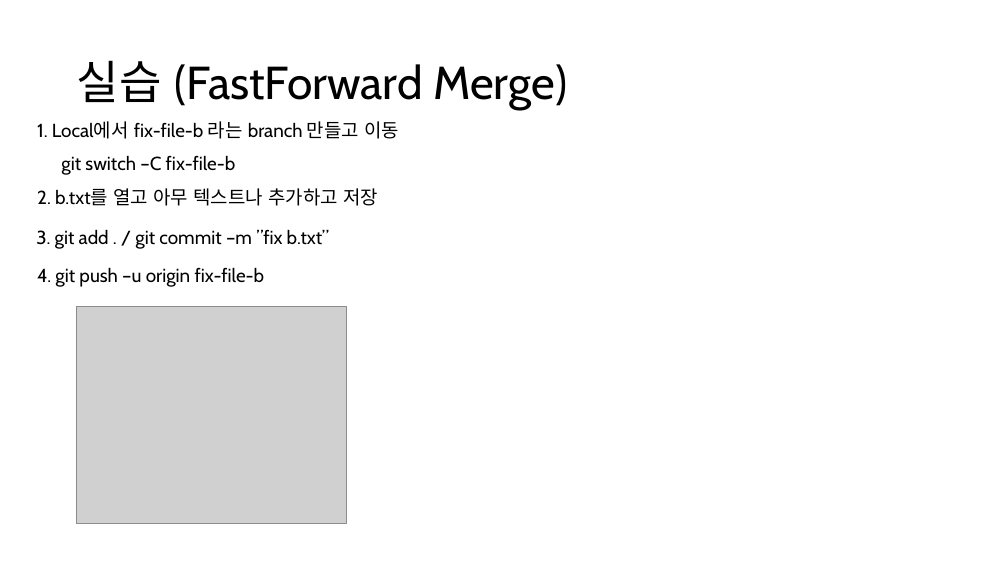
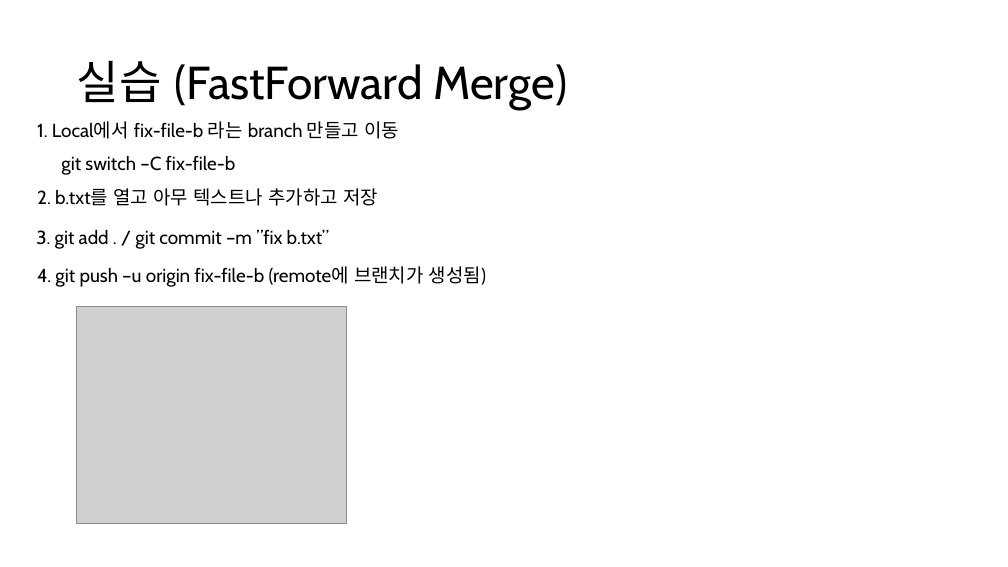
Before and after one commit to Joseph-GM/ppt-git, a slide deck: slide 22 of git-github-joseph.pptx (slide 20 before the commit). Drawn at 1008x567 pixels with LibreOffice and Linux fonts; fonts in the diff are those of the drawing; grey boxes stand for pictures. Boxes give left, top, right and bottom in pixels: in the first picture for what was removed or moved away, otherwise in the second. Text is boxed around its words. In the diff, an @@ line names an element or a change of style, - is before the commit and + after.

```diff
--- a/git-github-joseph.pptx
+++ b/git-github-joseph.pptx
@@ text at (37, 266, 486, 287): text changed @@
-4. git push –u origin fix-file-b
+4. git push –u origin fix-file-b (remote에 브랜치가 생성됨)
```
Also in this commit, not shown: 5 other slides changed, 4 slides added.
